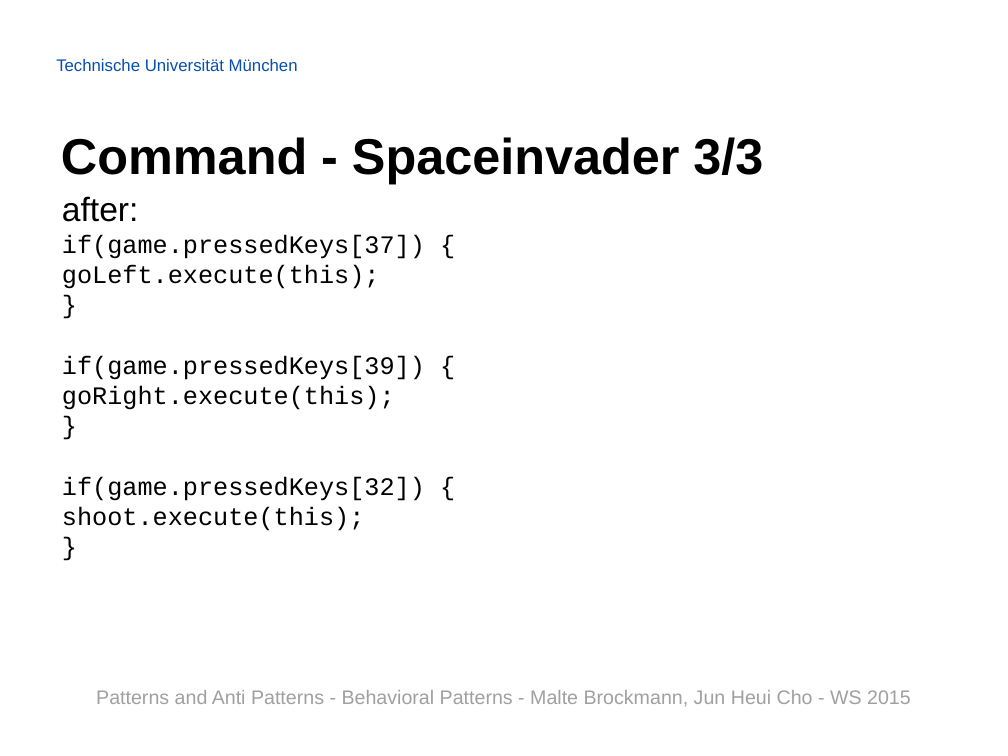
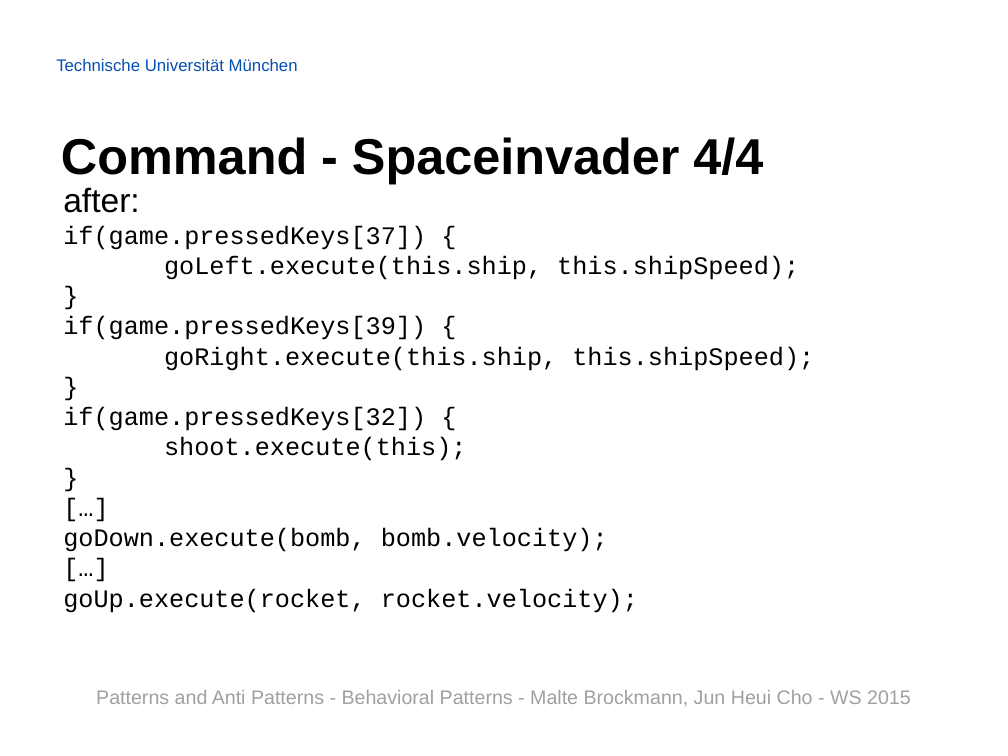
Before and after one commit to Painted6/Behavioral-design-patterns, a slide deck: slide 10 of Behavioral Patterns - JS Patterns and Anti Patterns.pptx (slide 9 before the commit). Drawn at 1008x756 pixels with LibreOffice and Linux fonts; fonts in the diff are those of the drawing; background and template pictures are left out. Boxes give left, top, right and bottom in pixels: in the first picture for what was removed or moved away, otherwise in the second. Text is boxed around its words. In the diff, an @@ line names an element or a change of style, - is before the commit and + after.

Commit message:
Extended command pattern; added pac man project; refactored pac man project with Observer pattern; edited presentation slides

```diff
--- a/Behavioral Patterns - JS Patterns and Anti Patterns.pptx
+++ b/Behavioral Patterns - JS Patterns and Anti Patterns.pptx
@@ text "after:": place and size @@
-text "after:" at bbox=[62, 196, 425, 531]
+text "after:" at bbox=[63, 187, 814, 613]
@@ title at bbox=[61, 137, 763, 184]: text changed @@
-Command - Spaceinvader 3/3
+Command - Spaceinvader 4/4
@@ text at bbox=[164, 255, 799, 280]: text changed @@
-goLeft.execute(this);
+goLeft.execute(this.ship, this.shipSpeed);
@@ text at bbox=[164, 346, 814, 371]: text changed @@
-goRight.execute(this);
+goRight.execute(this.ship, this.shipSpeed);
@@ text at bbox=[63, 528, 638, 613]: paragraphs added @@
+[…]
+goDown.execute(bomb, bomb.velocity);
+[…]
+goUp.execute(rocket, rocket.velocity);
```
Also in this commit, not shown: 5 other slides changed, 8 slides added, 52 other files.
